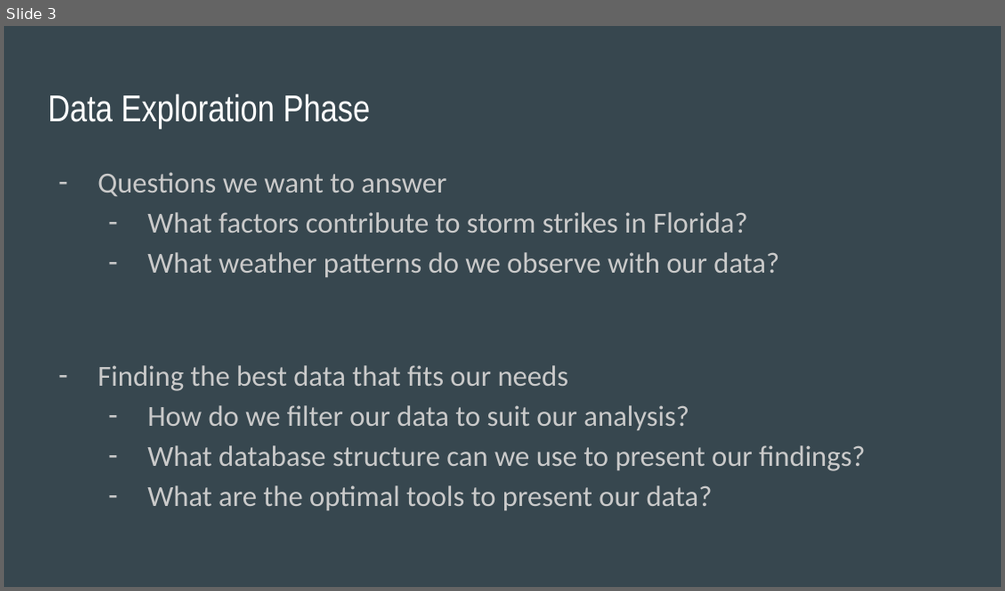
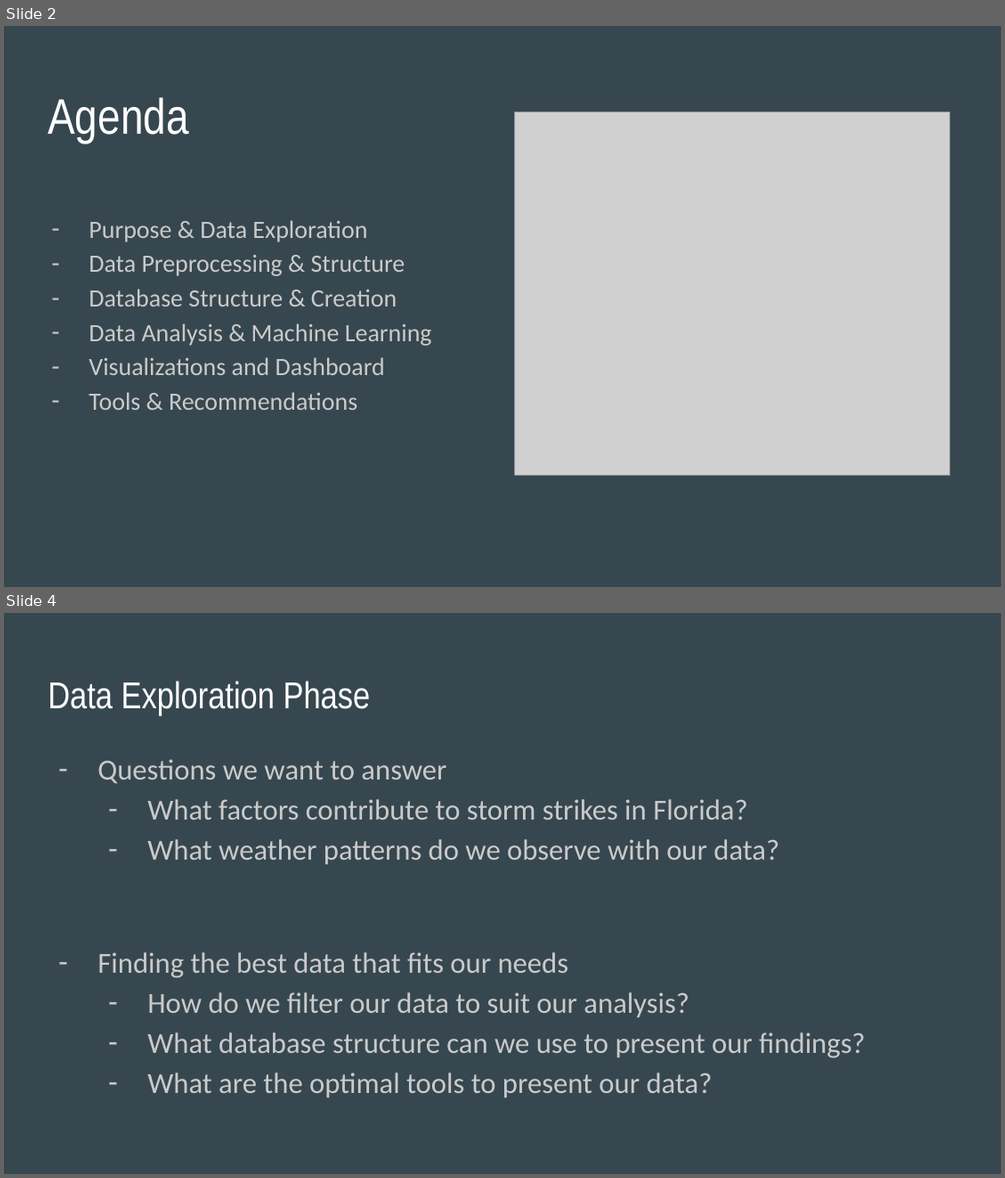
Before and after one commit to daniduce/Final-Project, a slide deck: Weather Patterns.pptx. Shown one above the other, each under a label of ours: slide 3 before the commit, slides 2 and 4 after it; the slides between them are not shown. The pictures are 1005x591 and 1005x1178 pixels, drawn with LibreOffice and Linux fonts; fonts in the diff are those of the drawing; grey boxes stand for pictures. Boxes give left, top, right and bottom in pixels: in the first picture for what was removed or moved away, otherwise in the second. Text is boxed around its words. In the diff, an @@ line names an element or a change of style, - is before the commit and + after.

```diff
--- a/Weather Patterns.pptx
+++ b/Weather Patterns.pptx
@@ slide 2 added at (4,26,1001,587), background #37474F @@
@@ title added at (48,97,188,143), 36 pt, text #FFFFFF @@
+Agenda
@@ picture added at (514,111,950,475) @@
@@ text added at (89,220,432,410), 18 pt, text #CACACA @@
+– Purpose & Data Exploration
+– Data Preprocessing & Structure
+– Database Structure & Creation
+– Data Analysis & Machine Learning
+– Visualizations and Dashboard
+– Tools & Recommendations
@@ what was slide 3 is now slide 4 @@
```
Also in this commit, not shown: 6 slides changed, 6 other slides added, 2 slides removed.
